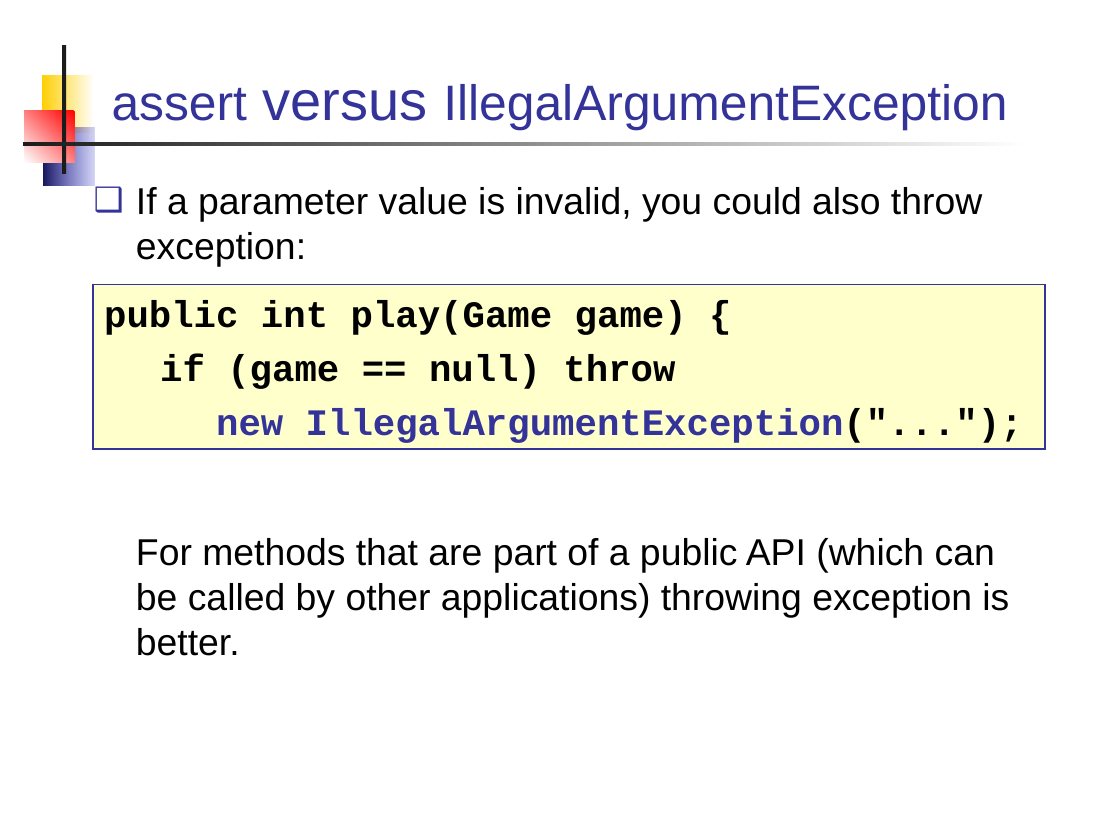
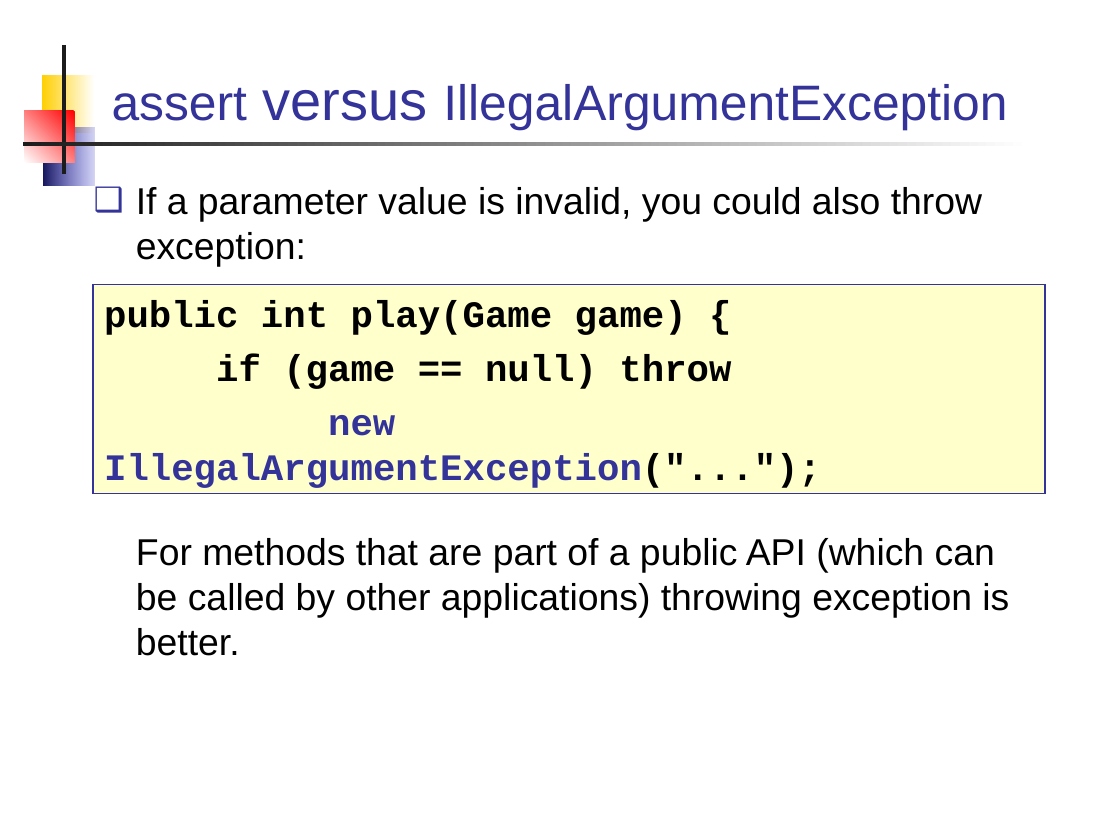
Before and after one commit to skeoop/skeoop.github.io, a slide deck: slide 5 of week10/Assertions.ppt. Drawn at 1120x840 pixels with LibreOffice and Linux fonts; fonts in the diff are those of the drawing. Boxes give left, top, right and bottom in pixels: in the first picture for what was removed or moved away, otherwise in the second. Text is boxed around its words. In the diff, an @@ line names an element or a change of style, - is before the commit and + after.

```diff
--- a/week10/Assertions.ppt
+++ b/week10/Assertions.ppt
@@ rectangle "public int play(Game game) {" resized from (x1=93, y1=284, x2=1045, y2=449) to (x1=93, y1=284, x2=1045, y2=494) @@
```
Also in this commit, not shown: 1 other slide changed, 4 other files.
